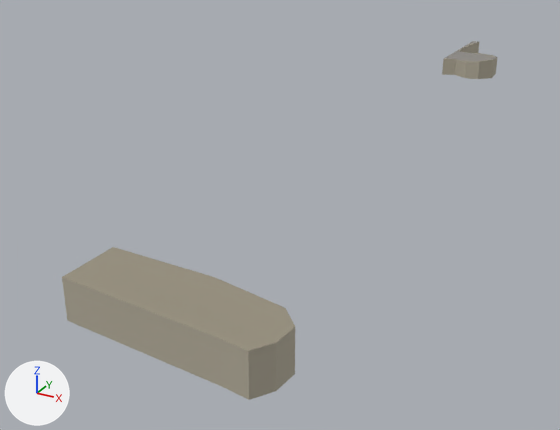
The glTF model gibraltar/data/build/tiles/T_E2_N4/terrain.glb, before and after one commit.
Both versions are drawn from a camera (50 mm lens) standing at (72.5, 228.8, 54.2) and looking at (-7.7, 374.5, -18.7). Arrows for +X, +Y and +Z are at lower left; the lights stay in place. The first picture is the older version. Vertices at exactly the same position are counted once.

Script lines for the objects in view, before the commit:
```python
me_t_e2_n4_terrain = bpy.data.meshes.new('T_E2_N4_terrain')
me_t_e2_n4_terrain.from_pydata(...)  # 158 vertices, 190 faces; spans x 0.0..34.0, y 295.0..500.0, z -4.0..3.0
# faces by material slot: [122, 68]
me_t_e2_n4_terrain.materials.append(mat_m_terrain)
me_t_e2_n4_terrain.materials.append(mat_m_cliff)
ob_t_e2_n4_terrain = bpy.data.objects.new('T_E2_N4_terrain', me_t_e2_n4_terrain)
ob_t_e2_n4_terrain.location = (0.0, 0.0, 0.0)
```
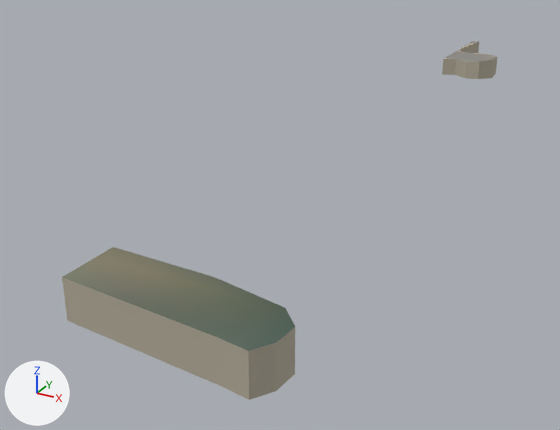
What differs and where, as boxes (x1, y1, x2, y2) in the pictures (560 x 430 px):
part 1 of me_t_e2_n4_terrain, recoloured (darker): (125, 276, 282, 351) in both
part 2 of me_t_e2_n4_terrain, recoloured (darker): (190, 286, 295, 349) in both
part 3 of me_t_e2_n4_terrain, recoloured: (63, 253, 151, 297) in both
part 4 of me_t_e2_n4_terrain, recoloured: (97, 247, 211, 301) in both

What changed in the scene script:
```text
Change me_t_e2_n4_terrain:
    where me_t_e2_n4_terrain.from_pydata(...)  # 158 vertices, 190 faces; spans x 0.0..34.0, y 295.0..500.0, z -4.0..3.0
    used by ob_t_e2_n4_terrain; location = (0.0, 0.0, 0.0)
    me_t_e2_n4_terrain part 1: 21 faces centred in x 14.0..32.0, y 295.0..307.0, z 3.0 are repainted in the vertex colours; the middle colour goes from yellow #999280 to dark grey #5f6a5d
    me_t_e2_n4_terrain part 2: 19 faces centred in x 22.0..34.0, y 297.0..306.0, z 3.0 are repainted in the vertex colours; the middle colour goes from yellow #999280 to dark grey #556355
    me_t_e2_n4_terrain part 3: 13 faces centred in x 1.0..13.0, y 298.0..468.0, z 2.0..3.0 are repainted in the vertex colours; the middle colour goes from yellow #999280 to greyish green #7a7d69
    me_t_e2_n4_terrain part 4: 15 faces centred in x 1.0..18.0, y 298.0..307.0, z 3.0 are repainted in the vertex colours; the middle colour goes from yellow #999280 to dark yellow #777663
```
